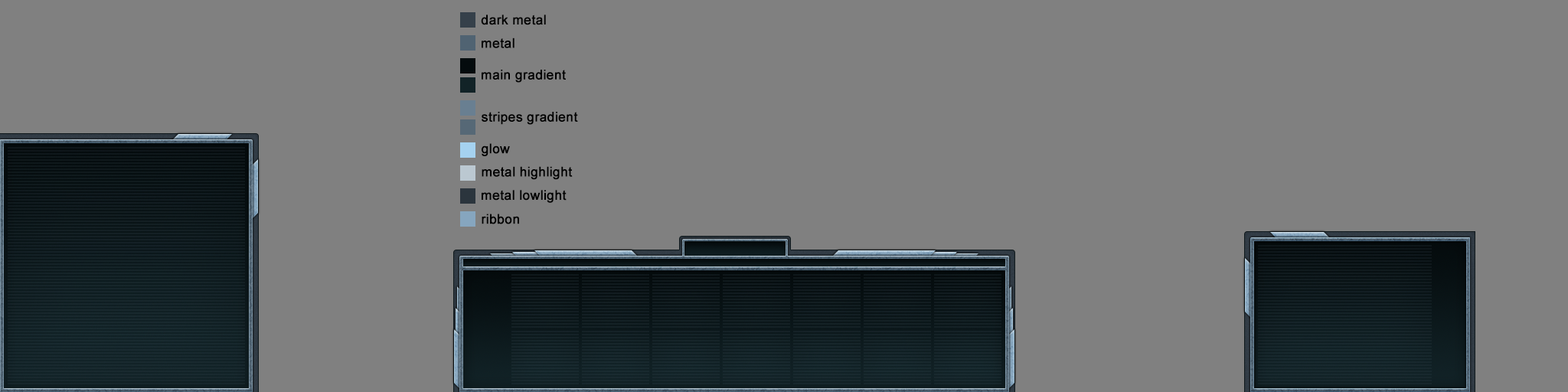
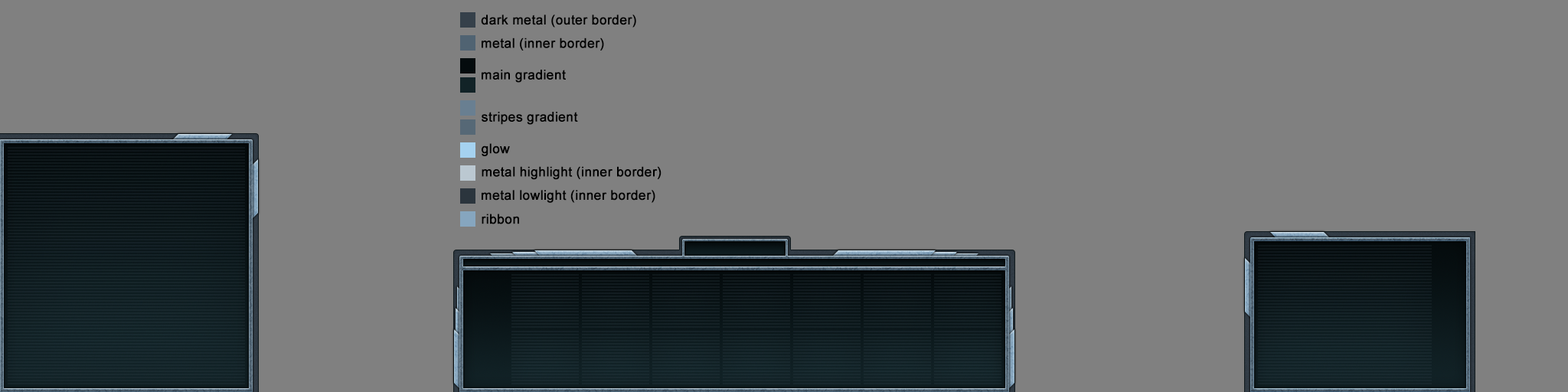
Layer changes from the first 1568 x 392 image to the second:
renamed "dark metal" to "dark metal (outer border)", painted on it over [551, 14, 637, 28]
renamed "metal" to "metal (inner border)", painted on it over [519, 37, 605, 51]
renamed "metal highlight" to "metal highlight (inner border)", painted on it over [576, 166, 662, 180]
renamed "metal lowlight" to "metal lowlight (inner border)", painted on it over [570, 189, 656, 203]
painted on "body" (1st of 3, in "texture" › "radar" › "inner") over [3, 143, 249, 389]
painted on "icons body" over [463, 270, 1006, 389]
painted on "money body" over [684, 241, 786, 256]
painted on "power body" over [463, 258, 1006, 267]
